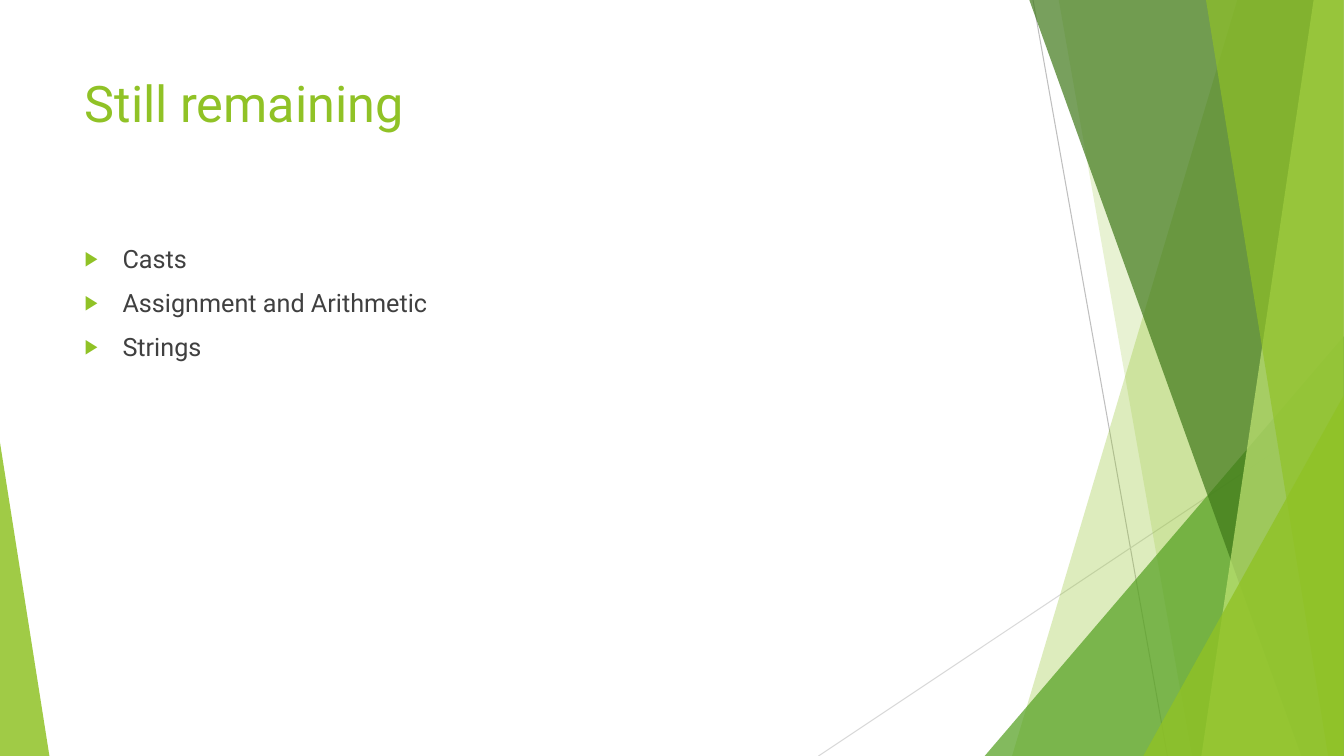
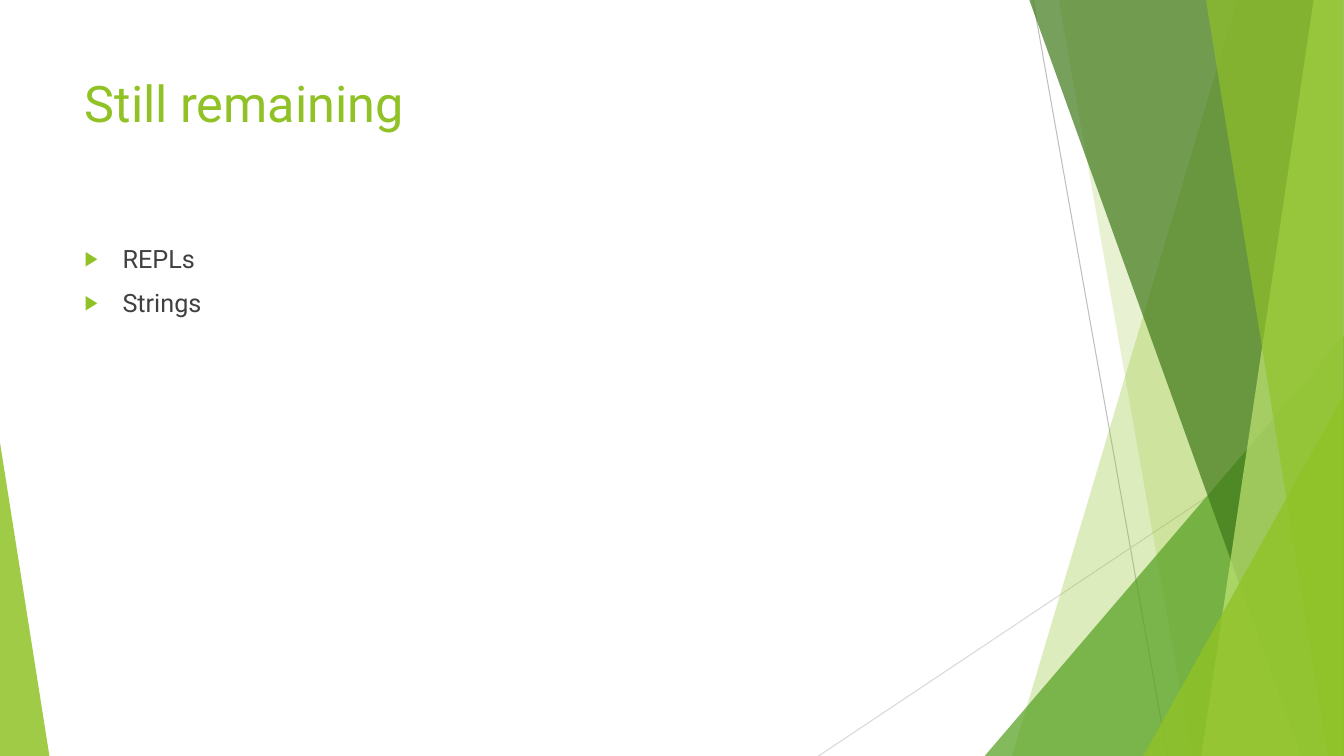
Before and after one commit to AnthemBolts/cpp-class, a slide deck: slide 28 of slides/Intro to C++ 2.pptx (slide 20 before the commit). Drawn at 1344x756 pixels with LibreOffice and Linux fonts; fonts in the diff are those of the drawing. Boxes give left, top, right and bottom in pixels: in the first picture for what was removed or moved away, otherwise in the second. Text is boxed around its words. In the diff, an @@ line names an element or a change of style, - is before the commit and + after.

```diff
--- a/slides/Intro to C++ 2.pptx
+++ b/slides/Intro to C++ 2.pptx
@@ text at bbox=[123, 250, 195, 269]: text changed @@
-▶ Casts
-▶ Assignment and Arithmetic
+▶ REPLs
```
Also in this commit, not shown: 1 other slide changed, 8 slides added.
